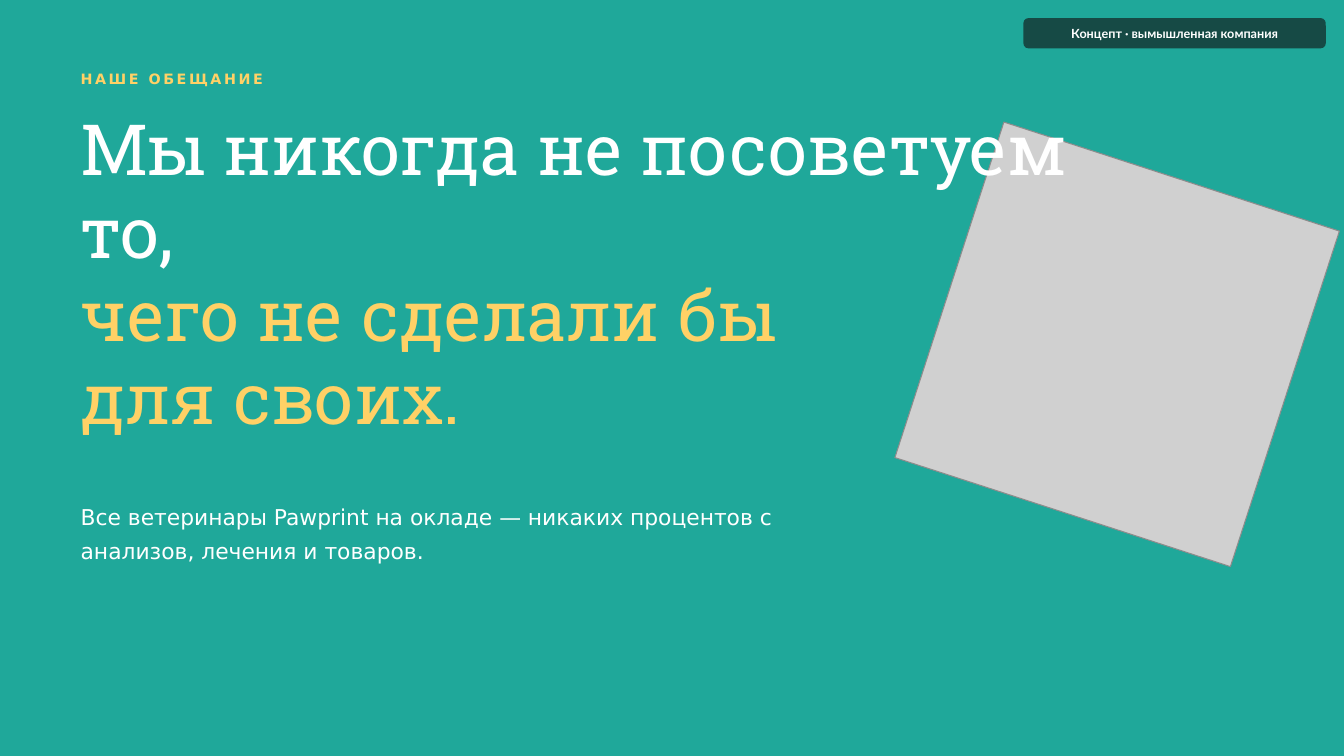
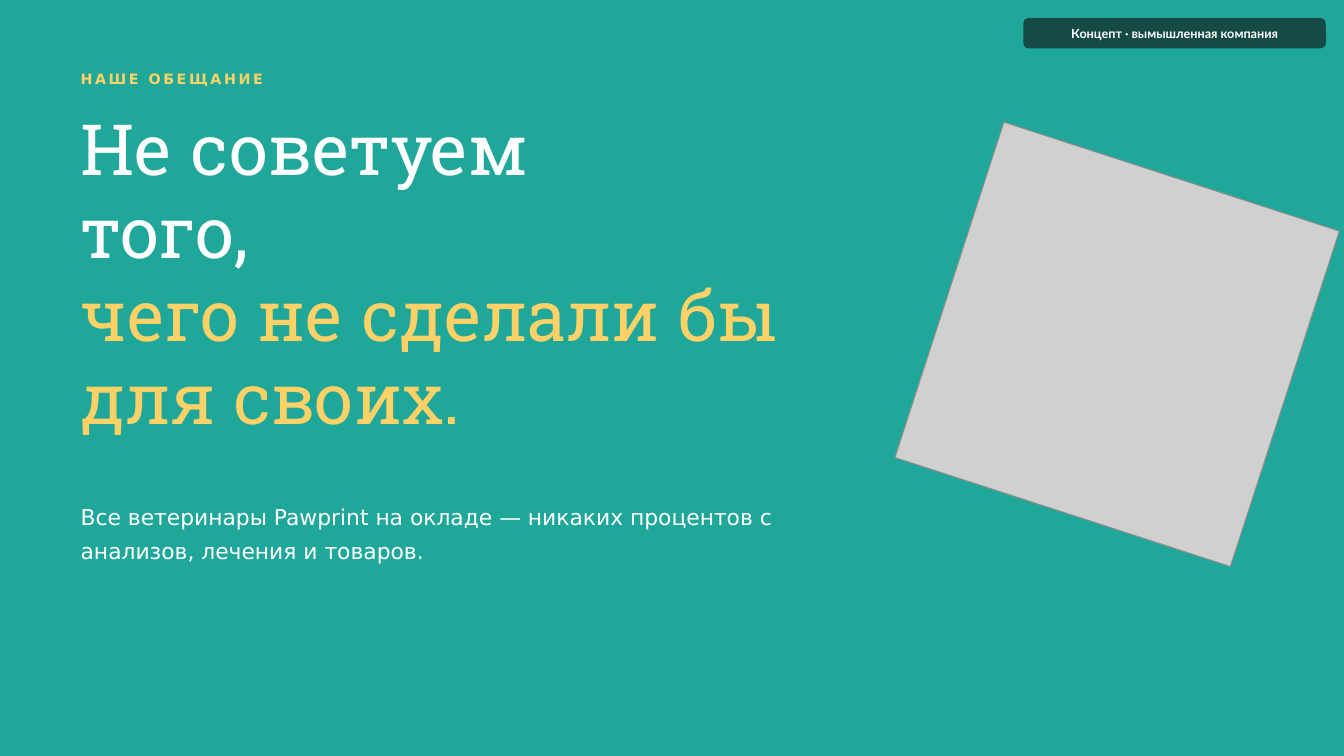
Before and after one commit to nikitakustov123/education-decks, a slide deck: slide 7 of ru/pptx/09-pawprint-vet.pptx. Drawn at 1344x756 pixels with LibreOffice and Linux fonts; fonts in the diff are those of the drawing; grey boxes stand for pictures. Boxes give left, top, right and bottom in pixels: in the first picture for what was removed or moved away, otherwise in the second. Text is boxed around its words. In the diff, an @@ line names an element or a change of style, - is before the commit and + after.

```diff
--- a/ru/pptx/09-pawprint-vet.pptx
+++ b/ru/pptx/09-pawprint-vet.pptx
@@ text at <box>81,125,528,269</box>: text changed @@
-Мы никогда не посоветуем
-то,
+Не советуем
+того,
```
Also in this commit, not shown: 2 other slides changed, 9 other files.
